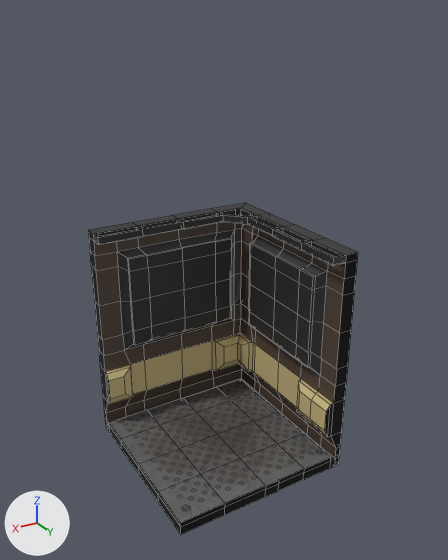
The Blender file Assets/Models and Textures/WallCorner.blend, before and after one commit.
Before and after are seen from a 50 mm camera at (6.01, 10.32, 9.25) aimed at (-0.07, 0.18, 4.18). The axes (+X, +Y, +Z) are drawn at lower left. The lights are the same throughout. The picture after the commit comes second. Mesh edges are drawn as thin lines.

Objects in the first picture: 'CornerWall'.
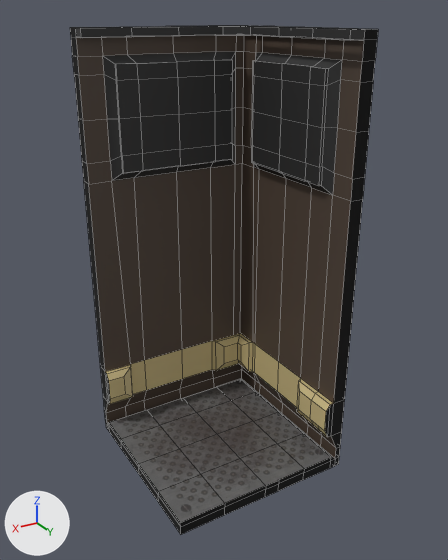
Where the change shows, as pixel boxes (x1, y1, x2, y2) in the pictures (448 x 560 px; the box of a moved part takes in the faces that stretch with it):
'CornerWall', reshaped (14% wider, 53% taller): before (88, 203, 358, 534); after (70, 26, 378, 534)
part 1 of me_cube_001, moved or reshaped: before (88, 203, 358, 389); after (70, 26, 378, 389)

Edits to the bpy script that builds the scene:
```text
Change me_cube_001:
    used by ob_cornerwall; location = (0.0, 0.0, 0.0)
    remove me_cube_001.from_pydata(...)  # 501 vertices, 514 faces, 4 loose edges; spans x -2.0..2.0, y -2.0..2.0, z -0.1..5.0
    add me_cube_001.from_pydata(...)  # 501 vertices, 514 faces, 4 loose edges; spans x -2.0..2.0, y -2.0..2.0, z -0.1..9.0
    me_cube_001 part 1: all 294 vertices in x -2.0..2.0, y -2.0..2.0, z 2.06..5.0 are moved by (0.0, 0.0, 4.0)
```
